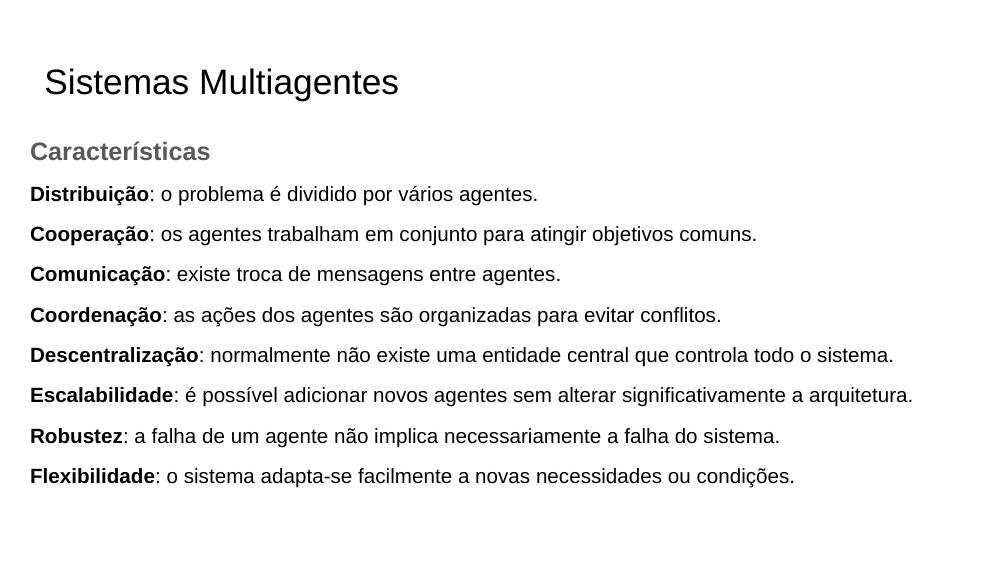
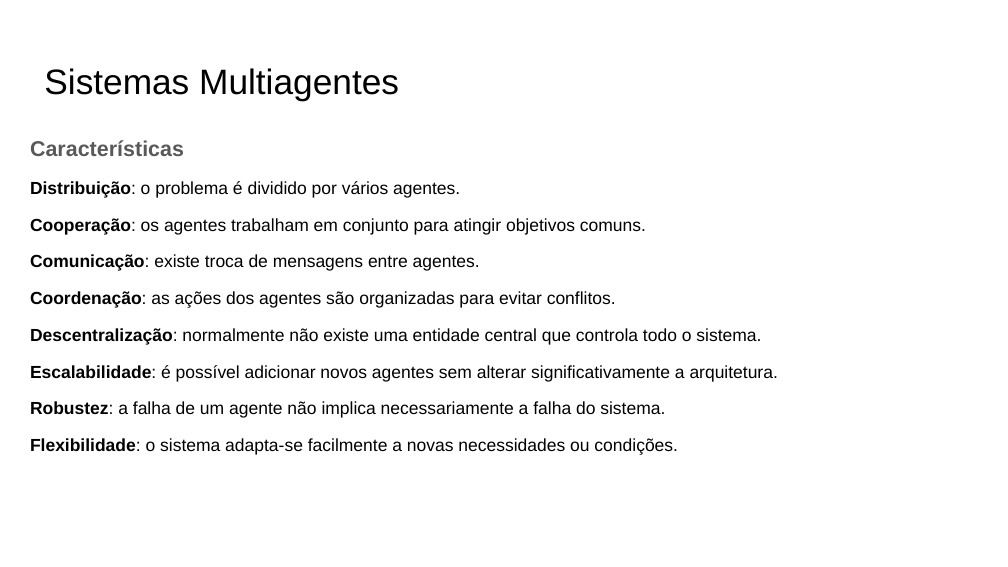
Before and after one commit to MIA-CDFR/SAASMRL, a slide deck: slide 5 of Relatórios/ASMA/PPT/PPT_ASMA _v1.pptx. Drawn at 1008x567 pixels with LibreOffice and Linux fonts; fonts in the diff are those of the drawing. Boxes give left, top, right and bottom in pixels: in the first picture for what was removed or moved away, otherwise in the second. Text is boxed around its words. In the diff, an @@ line names an element or a change of style, - is before the commit and + after.

Commit message:
update apresentação agentes

```diff
--- a/Relatórios/ASMA/PPT/PPT_ASMA _v1.pptx
+++ b/Relatórios/ASMA/PPT/PPT_ASMA _v1.pptx
@@ text "Características" at box(30, 140, 778, 455): size 18 to 15.3 pt in "Características"; size 14.7 to 12.5 pt @@
```
Also in this commit, not shown: 6 other slides changed.
